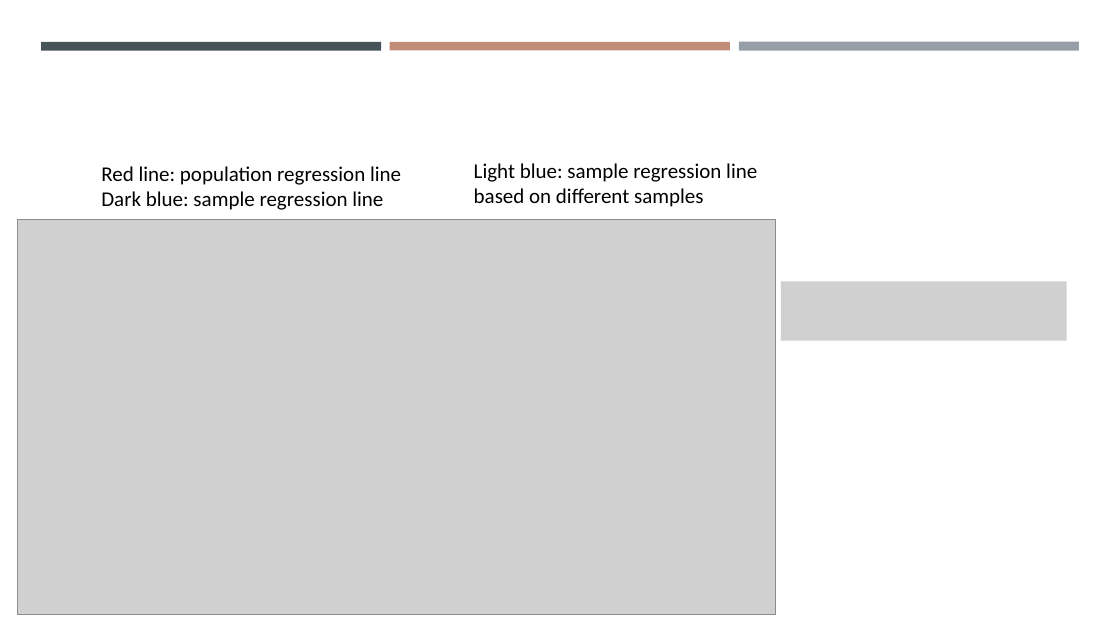
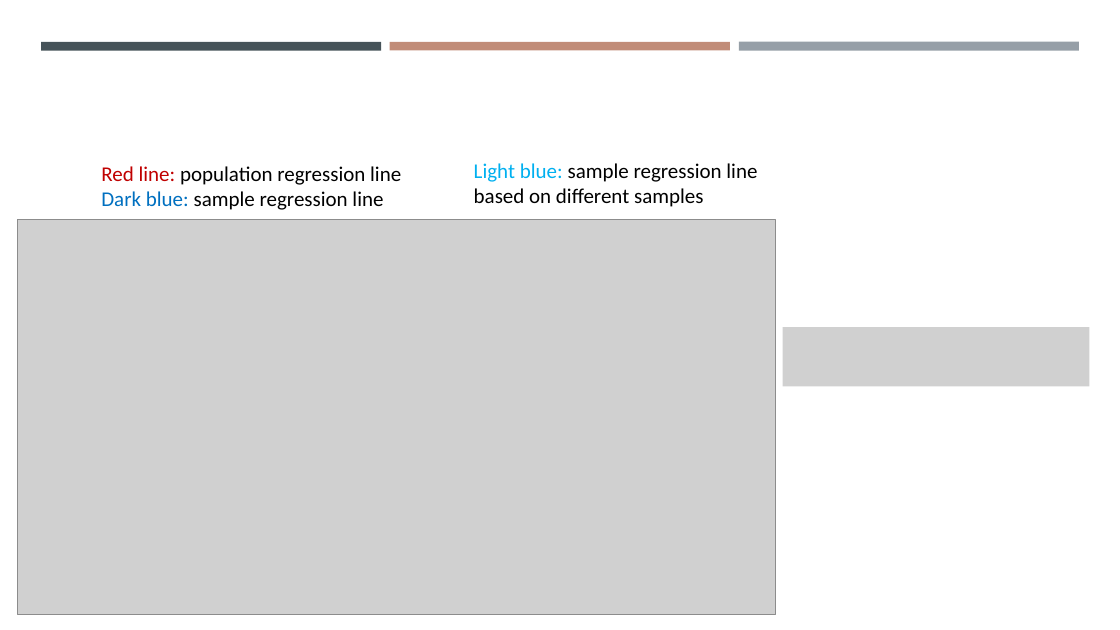
Before and after one commit to gisynw/geog-247, a slide deck: slide 20 of docs/Lectures/Week04/Week04_BivariateRegression.pptx (slide 21 before the commit). Drawn at 1120x630 pixels with LibreOffice and Linux fonts; fonts in the diff are those of the drawing; grey boxes stand for pictures. Boxes give left, top, right and bottom in pixels: in the first picture for what was removed or moved away, otherwise in the second. Text is boxed around its words. In the diff, an @@ line names an element or a change of style, - is before the commit and + after.

```diff
--- a/docs/Lectures/Week04/Week04_BivariateRegression.pptx
+++ b/docs/Lectures/Week04/Week04_BivariateRegression.pptx
@@ text "Red line: population regression line" at (x1=101, y1=166, x2=401, y2=210): text colour #000000 to #C00000 in "Red line:"; text colour #000000 to #0070C0 in "Dark blue:" @@
@@ text "Light blue: sample regression line ..." at (x1=474, y1=163, x2=757, y2=207): text colour #000000 to #00B0F0 in "Light blue:" @@
@@ picture removed at (x1=781, y1=281, x2=1067, y2=341) @@
@@ picture added at (x1=783, y1=327, x2=1090, y2=386) @@
```
Also in this commit, not shown: 8 other slides changed, 8 slides added, 5 slides removed, 3 other files.
